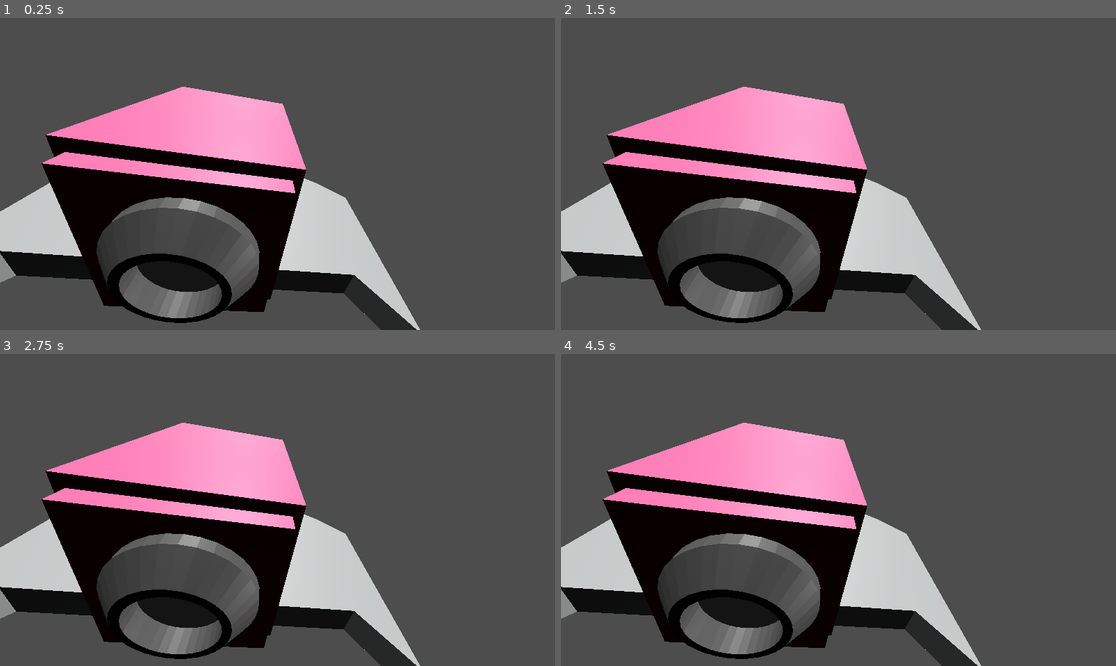
Above: before the commit, frames 1-4 (two rows, left to right).
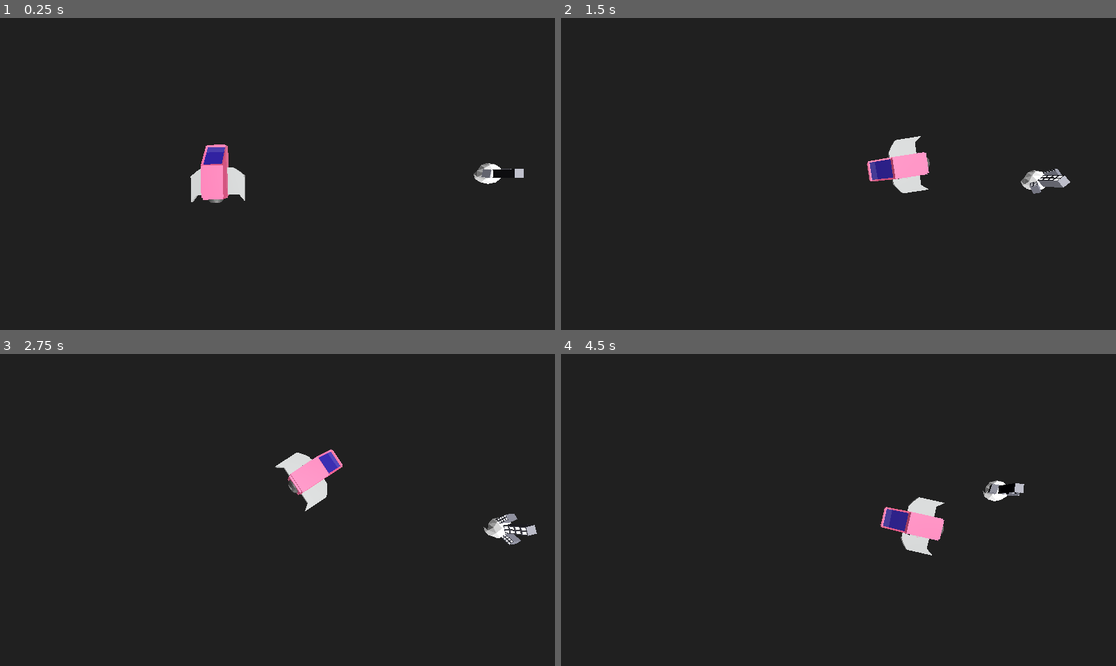
Above: after the commit, the same moments.

Repository: mathew-tran/SpaceWizard2025
Game: Godot game, scene res://Scenes/Main.tscn
The game is run twice, just before and just after one commit, with the same random seed, the same clock (stepped at 60 frames per second) and the same inputs.
Inputs (mouse positions are in pixels of both pictures, inside the frame that each line leads up to):
- Up to frame 1 (0.25 s): no input
- Up to frame 2 (1.5 s): move the mouse to (960, 158) at 0.52 s; click (960, 158) at 0.6 s; move the mouse to (727, 189) at 1.27 s; click (727, 189) at 1.35 s
- Up to frame 3 (2.75 s): move the mouse to (333, 441) at 2.02 s; click (333, 441) at 2.1 s
- Up to frame 4 (4.5 s): move the mouse to (810, 572) at 2.77 s; click (810, 572) at 2.85 s; move the mouse to (1005, 556) at 3.52 s; click (1005, 556) at 3.6 s; move the mouse to (672, 463) at 4.27 s; click (672, 463) at 4.35 s

The runs differ from the first frame. In frame 1, 96% of the frame differs, in the area x 0-100%, y 0-100%; in frame 2, 96%; in frame 3, 96%; in frame 4, 96%.

Commit message:
add models, and basic player movement

Diff:
--- /dev/null
+++ b/Prefabs/InfoPanel.tscn
@@ -0,0 +1,24 @@
+[gd_scene load_steps=3 format=3 uid="uid://datulnnuqspkj"]
+
+[ext_resource type="Script" uid="uid://vc81fmdw15dd" path="res://Scripts/InfoPanel.gd" id="1_efslf"]
+
+[sub_resource type="StyleBoxFlat" id="StyleBoxFlat_efslf"]
+content_margin_left = 10.0
+content_margin_top = 10.0
+content_margin_right = 10.0
+content_margin_bottom = 10.0
+bg_color = Color(0, 0, 0, 1)
+border_width_left = 2
+border_width_top = 2
+border_width_right = 2
+border_width_bottom = 2
+
+[node name="InfoPanel" type="VBoxContainer" groups=["InfoPanel"]]
+offset_right = 254.0
+offset_bottom = 90.0
+script = ExtResource("1_efslf")
+
+[node name="Label" type="Label" parent="."]
+layout_mode = 2
+theme_override_styles/normal = SubResource("StyleBoxFlat_efslf")
+text = "BLAH"
--- /dev/null
+++ b/Prefabs/Planet.tscn
@@ -0,0 +1,66 @@
+[gd_scene load_steps=7 format=3 uid="uid://cvp8a1hc5swb1"]
+
+[ext_resource type="Script" uid="uid://buyegfhcwq5o8" path="res://Scripts/Planet.gd" id="1_8pbx0"]
+[ext_resource type="PackedScene" uid="uid://dxcyexyntoyw5" path="res://Art/Models/Planet1/Planet1.glb" id="1_15rw5"]
+
+[sub_resource type="Animation" id="Animation_d7qt2"]
+resource_name = "anim"
+length = 2.0
+loop_mode = 1
+tracks/0/type = "value"
+tracks/0/imported = false
+tracks/0/enabled = true
+tracks/0/path = NodePath("Planet1:rotation")
+tracks/0/interp = 2
+tracks/0/loop_wrap = true
+tracks/0/keys = {
+"times": PackedFloat32Array(0, 1, 1.96667),
+"transitions": PackedFloat32Array(1, 1, 1),
+"update": 0,
+"values": [Vector3(0, 0, 0), Vector3(0, 3.14159, 0), Vector3(0, 0, 0)]
+}
+
+[sub_resource type="Animation" id="Animation_nex03"]
+length = 0.001
+tracks/0/type = "value"
+tracks/0/imported = false
+tracks/0/enabled = true
+tracks/0/path = NodePath("Planet1:rotation")
+tracks/0/interp = 1
+tracks/0/loop_wrap = true
+tracks/0/keys = {
+"times": PackedFloat32Array(0),
+"transitions": PackedFloat32Array(1),
+"update": 0,
+"values": [Vector3(0, 0, 0)]
+}
+
+[sub_resource type="AnimationLibrary" id="AnimationLibrary_bue7s"]
+_data = {
+&"RESET": SubResource("Animation_nex03"),
+&"anim": SubResource("Animation_d7qt2")
+}
+
+[sub_resource type="CylinderShape3D" id="CylinderShape3D_8pbx0"]
+height = 3.90967
+radius = 2.78711
+
+[node name="Planet" type="Node3D"]
+script = ExtResource("1_8pbx0")
+
+[node name="Planet1" parent="." instance=ExtResource("1_15rw5")]
+
+[node name="AnimationPlayer" type="AnimationPlayer" parent="."]
+libraries = {
+&"": SubResource("AnimationLibrary_bue7s")
+}
+speed_scale = 0.2
+
+[node name="Area3D" type="Area3D" parent="."]
+
+[node name="CollisionShape3D" type="CollisionShape3D" parent="Area3D"]
+transform = Transform3D(1, 0, 0, 0, 1, 0, 0, 0, 1, 0, 0.73494, 0)
+shape = SubResource("CylinderShape3D_8pbx0")
+
+[connection signal="mouse_entered" from="Area3D" to="." method="_on_area_3d_mouse_entered"]
+[connection signal="mouse_exited" from="Area3D" to="." method="_on_area_3d_mouse_exited"]
--- /dev/null
+++ b/Prefabs/Player.tscn
@@ -0,0 +1,10 @@
+[gd_scene load_steps=3 format=3 uid="uid://nbsmaium6rru"]
+
+[ext_resource type="PackedScene" uid="uid://rl1l3jlbfuwt" path="res://Art/Models/Ship/Ship.glb" id="1_um8lo"]
+[ext_resource type="Script" uid="uid://ddxedcmp55vr5" path="res://Scripts/Player.gd" id="1_x3d5u"]
+
+[node name="Player" type="Node3D"]
+script = ExtResource("1_x3d5u")
+
+[node name="Ship" parent="." instance=ExtResource("1_um8lo")]
+transform = Transform3D(0.99951, -0.0174414, 0.0260069, 0.0169128, 0.999649, 0.0204094, -0.0263537, -0.0199596, 0.999453, 0, 0, 0)
--- a/Scenes/Main.tscn
+++ b/Scenes/Main.tscn
@@ -1,14 +1,23 @@
-[gd_scene load_steps=2 format=3 uid="uid://cl6g8cl5l3x8s"]
+[gd_scene load_steps=7 format=3 uid="uid://cl6g8cl5l3x8s"]
 
-[ext_resource type="PackedScene" uid="uid://rl1l3jlbfuwt" path="res://Art/Models/Ship/Ship.glb" id="1_r150o"]
+[ext_resource type="Script" uid="uid://dthdg5jq5kvlw" path="res://Scripts/CustomCamera.gd" id="1_kln2b"]
+[ext_resource type="PackedScene" uid="uid://nbsmaium6rru" path="res://Prefabs/Player.tscn" id="1_r150o"]
+[ext_resource type="PackedScene" uid="uid://cvp8a1hc5swb1" path="res://Prefabs/Planet.tscn" id="2_idj7w"]
+[ext_resource type="PackedScene" uid="uid://datulnnuqspkj" path="res://Prefabs/InfoPanel.tscn" id="4_rgh2o"]
+
+[sub_resource type="BoxMesh" id="BoxMesh_idj7w"]
+size = Vector3(200, 0.1, 200)
+
+[sub_resource type="StandardMaterial3D" id="StandardMaterial3D_kln2b"]
+transparency = 1
+albedo_color = Color(1, 1, 1, 0.12549)
 
 [node name="Node3D" type="Node3D"]
 
-[node name="Ship" parent="." instance=ExtResource("1_r150o")]
-transform = Transform3D(0.999955, 0.00945954, 0, -0.00945954, 0.999955, 0, 0, 0, 1, 1.05536, 0.684361, -0.535013)
-
-[node name="Camera3D" type="Camera3D" parent="."]
-transform = Transform3D(-0.0466575, 0.50517, -0.861758, 0.173281, 0.853711, 0.491071, 0.983767, -0.126414, -0.127368, -4.33381, 2.51052, 0)
+[node name="CustomCamera" type="Camera3D" parent="." node_paths=PackedStringArray("FollowObject")]
+transform = Transform3D(1, 0, 0, 0, -4.37114e-08, 1, 0, -1, -4.37114e-08, 8.514, 19.46, 0.07)
+script = ExtResource("1_kln2b")
+FollowObject = NodePath("../Player")
 
 [node name="DirectionalLight3D" type="DirectionalLight3D" parent="."]
 transform = Transform3D(1, 0, 0, 0, 0.963747, -0.266818, 0, 0.266818, 0.963747, 0, 0, 0)
@@ -18,3 +27,17 @@
 
 [node name="DirectionalLight3D3" type="DirectionalLight3D" parent="."]
 transform = Transform3D(0.703593, -0.0370043, 0.709639, -0.710603, -0.0366393, 0.702639, 0, -0.998643, -0.0520745, 0, 0, 0)
+
+[node name="Player" parent="." node_paths=PackedStringArray("PlaneNodePath") instance=ExtResource("1_r150o")]
+PlaneNodePath = NodePath("../Plane")
+
+[node name="Planet" parent="." instance=ExtResource("2_idj7w")]
+transform = Transform3D(1, 0, 0, 0, 1, 0, 0, 0, 1, 26, 0, 0)
+
+[node name="Plane" type="CSGMesh3D" parent="."]
+mesh = SubResource("BoxMesh_idj7w")
+material = SubResource("StandardMaterial3D_kln2b")
+
+[node name="CanvasLayer" type="CanvasLayer" parent="."]
+
+[node name="InfoPanel" parent="CanvasLayer" instance=ExtResource("4_rgh2o")]
--- /dev/null
+++ b/Scripts/Autoload/Helper.gd
@@ -0,0 +1,4 @@
+extends Node
+
+func GetInfoPanel() -> InfoPanel:
+	return get_tree().get_nodes_in_group("InfoPanel")[0]
--- /dev/null
+++ b/Scripts/CustomCamera.gd
@@ -0,0 +1,15 @@
+extends Camera3D
+
+@export var FollowObject : Node3D
+var FollowSpeed = 30
+
+func MoveTowardsTargetPosition(delta):
+	if FollowObject == null:
+		return
+	if global_position.distance_to(FollowObject.global_position) > 1:
+		var dir = (FollowObject.global_position - global_position).normalized()
+		dir.y = 0
+		global_position += dir * FollowSpeed * delta
+
+func _process(delta: float) -> void:
+	MoveTowardsTargetPosition(delta)
--- /dev/null
+++ b/Scripts/InfoPanel.gd
@@ -0,0 +1,21 @@
+extends VBoxContainer
+
+class_name InfoPanel
+
+func _ready() -> void:
+	ShowInfo(null)
+
+func _process(delta: float) -> void:
+	global_position = get_global_mouse_position() + Vector2(0, 16)
+
+func ShowInfo(data):
+	visible = true
+
+	if data == null:
+		visible = false
+		return
+	if data.has("title"):
+		$Label.text=  data["title"]
+
+	size = Vector2.ZERO
+	await get_tree().process_frame
--- /dev/null
+++ b/Scripts/Planet.gd
@@ -0,0 +1,15 @@
+extends Node3D
+
+func _ready() -> void:
+	$AnimationPlayer.play("anim")
+
+
+func _on_area_3d_mouse_entered() -> void:
+	print(name + "entered")
+	var data = {}
+	data["title"] = "Planet"
+	Helper.GetInfoPanel().ShowInfo(data)
+
+
+func _on_area_3d_mouse_exited() -> void:
+	Helper.GetInfoPanel().ShowInfo(null)
--- /dev/null
+++ b/Scripts/Player.gd
@@ -0,0 +1,32 @@
+extends Node3D
+
+var TargetPosition = Vector3.ZERO
+var CameraRef : Camera3D
+
+@export var PlaneNodePath : CSGMesh3D
+
+var ShipSpeed = 20
+func _ready() -> void:
+	TargetPosition =  global_position
+	CameraRef = get_viewport().get_camera_3d()
+
+func MoveTowardsTargetPosition(delta):
+	if global_position.distance_to(TargetPosition) > 1:
+		var dir = (TargetPosition - global_position).normalized()
+		global_position += dir * ShipSpeed * delta
+		look_at(TargetPosition)
+	else:
+		TargetPosition = global_position
+
+
+
+func _process(delta: float) -> void:
+	MoveTowardsTargetPosition(delta)
+
+	if Input.is_action_just_released("click"):
+		var position2D = get_viewport().get_mouse_position()
+		var position3D = PlaneNodePath.mesh.get_aabb().intersects_ray(
+				CameraRef.project_ray_origin(position2D),
+				CameraRef.project_ray_normal(position2D))
+		if position3D:
+			TargetPosition = position3D
--- a/project.godot
+++ b/project.godot
@@ -14,3 +14,19 @@
 run/main_scene="uid://cl6g8cl5l3x8s"
 config/features=PackedStringArray("4.4", "Forward Plus")
 config/icon="res://icon.svg"
+
+[autoload]
+
+Helper="*res://Scripts/Autoload/Helper.gd"
+
+[input]
+
+click={
+"deadzone": 0.2,
+"events": [Object(InputEventMouseButton,"resource_local_to_scene":false,"resource_name":"","device":-1,"window_id":0,"alt_pressed":false,"shift_pressed":false,"ctrl_pressed":false,"meta_pressed":false,"button_mask":0,"position":Vector2(0, 0),"global_position":Vector2(0, 0),"factor":1.0,"button_index":1,"canceled":false,"pressed":false,"double_click":false,"script":null)
+]
+}
+
+[rendering]
+
+environment/defaults/default_clear_color=Color(0.000113828, 0.000113828, 0.000113828, 1)
Binary file added: Art/Models/Planet1/Planet1.glb
Not shown, added: Art/Models/Planet1/Planet1.glb.import
Binary file changed: Art/Models/Ship/Ship.glb
Not shown, added: Scripts/Autoload/Helper.gd.uid
Not shown, added: Scripts/CustomCamera.gd.uid
Not shown, added: Scripts/InfoPanel.gd.uid
Not shown, added: Scripts/Planet.gd.uid
Not shown, added: Scripts/Player.gd.uid
